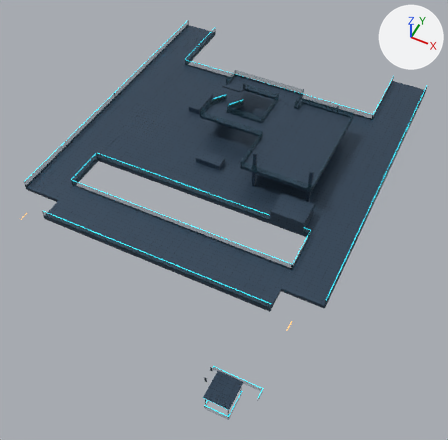
A saved change to the glTF model assets/city/vertical-v02/detailed/v02-detailed-01-05.glb.
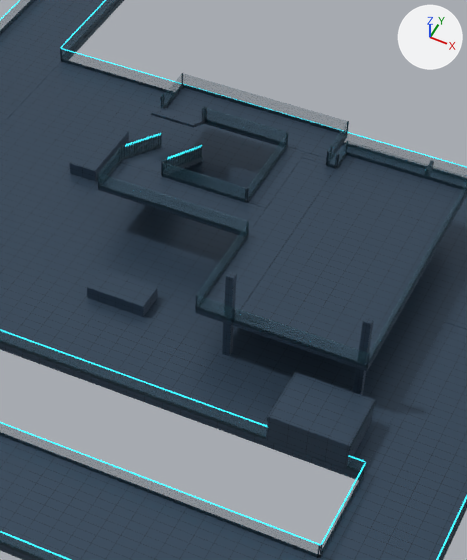
Old and new are each drawn whole from a camera (50 mm lens) standing at (107.3, -395.0, 117.4) and looking at (76.3, -333.0, 39.9) and again close up on the part from 36% to 79% of the width and 9% to 61% of the height. Arrows for +X, +Y and +Z are at upper right; the lights stay in place. The older version's two pictures come first. Vertices at exactly the same position are counted once.

Names of what the first close-up shows: 'v02-detailed-01-05'.
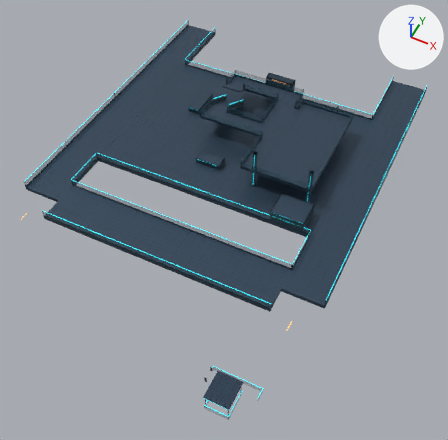
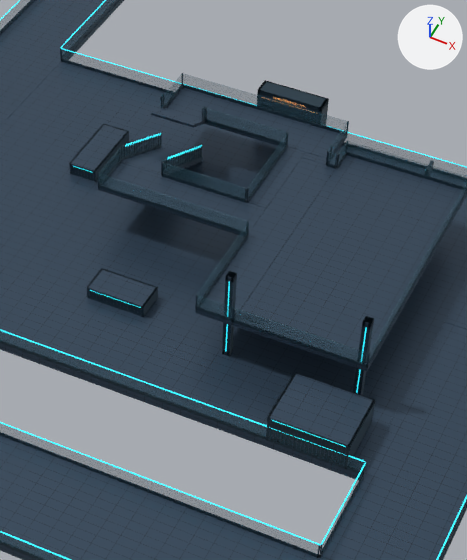
Location of each change, (x1, y1, x2, y2) in pixels of the close-ups (467 x 560 px):
part 1 of me_v02_detailed_01_05, built on: before (70, 124, 129, 181); after (69, 80, 329, 182)
part 2 of me_v02_detailed_01_05, built on: before (87, 269, 375, 457); after (87, 268, 375, 469)

Patch to the scene script:
```diff
--- a/assets/city/vertical-v02/detailed/v02-detailed-01-05.glb.py
+++ b/assets/city/vertical-v02/detailed/v02-detailed-01-05.glb.py
@@ me_v02_detailed_01_05 @@
 # used by ob_v02_detailed_01_05; location = (0.0, 0.0, 0.0)
-me_v02_detailed_01_05.from_pydata(...)  # 3696 vertices, 6920 faces; spans x 51.9..99.1, y -359.1..-300.0, z 27.6..58.4
+me_v02_detailed_01_05.from_pydata(...)  # 4998 vertices, 9178 faces; spans x 51.9..99.1, y -359.1..-300.0, z 27.6..58.4
+# me_v02_detailed_01_05 part 1: 24 vertices removed from x 65.0..67.0, y -323.5..-318.5, z 52.0..52.9; 942 vertices added at x 61.8..79.3, y -323.5..-312.0, z 51.9..55.6
+# me_v02_detailed_01_05 part 2: 1 vertex moved from x 90.2, y -334.3, z 52.0 to x 90.4, y -334.7, z 52.0; 95 vertices removed from x 72.0..92.0, y -340.0..-332.0, z 52.0..58.4; 239 vertices added at x 72.0..92.0, y -340.0..-332.0, z 52.0..58.4
+# other edits to the shape of me_v02_detailed_01_05 do not show in these pictures
 me_v02_detailed_01_05.materials.append(mat_v02_deck)
```
